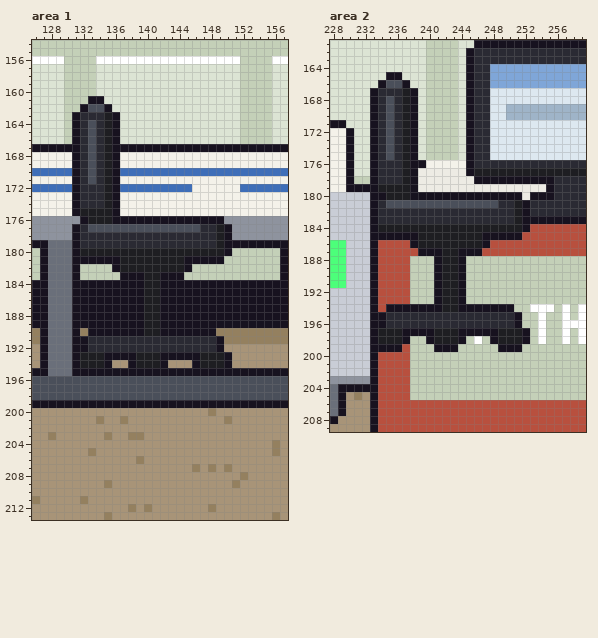
File history of a pixel-art file, office/site_arch_b.aseprite. This is how it looked before the edit.
320x320 pixels, 1 frame. Colours within 5 levels of each other are drawn and written as one. Shown: area 1: x 126..157, y 154..213; area 2: x 228..259, y 161..209.
Once edited:
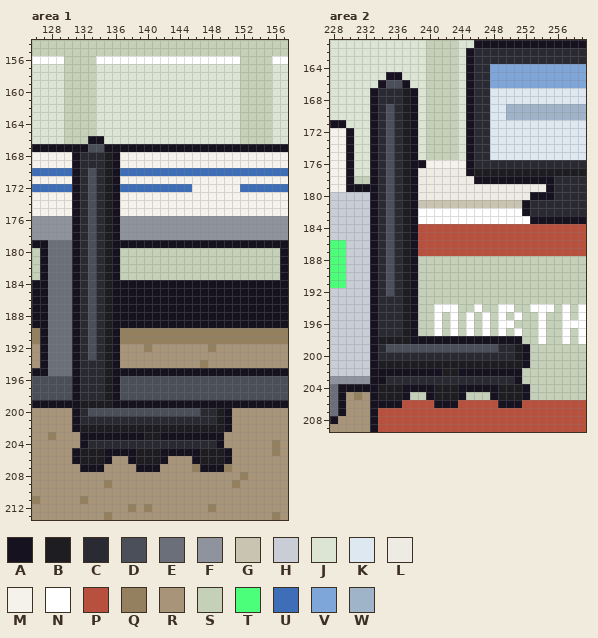
Palette (. is transparent): A #17121f  B #1e1e22  C #2a2a33  D #4a4f5a  E #6a6f7a  F #8e939e  G #c9c3b2  H #c9cdd6  J #dce4d4  K #dde8f0  L #edebe4  M #f4f2ea  N #ffffff  P #b8503e  Q #94805f  R #a89478  S #c4d0b8  T #4cff7a  U #3e6eb8  V #7fa6d8  W #9fb4c8
Diff:
Area 1, layer "Chair1":
y 161: x 133..134 AA -> SJ
y 162: x 132..135 ADDA -> SSJJ
y 163: x 131..136 ACCCBA -> SSSJJJ
y 164..165: x 131..136 ACDCBA -> SSSJJJ
y 166: x 131..136 ACDCBA -> SSAAJJ
y 167: x 132 C -> A; x 134..135 CB -> DA
y 168..169: x 133 D -> C
y 172..174: x 133 C -> D
y 175: x 132..134 BBB -> CDC
y 176: x 131..134 FABB -> ACDC; x 137..149 AAAAAAAAAAAAA -> FFFFFFFFFFFFF
y 177: x 134..150 DDDDDDDDDDDDDCCBA -> CBAFFFFFFFFFFFFFF
y 178: x 133 C -> D; x 135..150 CCCCCCCCCCCCCCBA -> BAFFFFFFFFFFFFFF
y 179: x 133 C -> D; x 135..149 CCCCCCCCCCCCCCB -> BAAAAAAAAAAAAAA
y 180: x 132..134 BBB -> CDC; x 136..150 BBBBBBBBBBBBBBA -> ASSSSSSSSSSSSSS
y 181: x 132..135 AAAA -> CDCB; x 137..149 BBBBBBBBAAAAA -> SSSSSSSSSSSSS
y 182: x 132..135 SSSS -> CDCB; x 137..145 BBBBBBBBA -> SSSSSSSSS
y 183: x 132..144 SSSSSAAABBAAA -> CDCBASSSSSSSS
y 184..189: x 132..135 AAAA -> CDCB; x 140..141 BB -> AA
y 190: x 132..135 QAAA -> CDCB; x 137..148 AAABBAAAAAAA -> QQQQQQQQQQQQ
y 191: x 132..133 AC -> CD; x 135..149 CCCCCCCCCCCCCCA -> BAQQQQQQQQQQQQQ
y 192: x 132..133 AC -> CD; x 135..149 CCCCCCCCCCCCCCA -> BARRRQRRRRRRRQR
y 193: x 132..135 BBBA -> CDCB; x 137..150 AABBBAAAAABBBA -> RRRRRRRRRRRRRR
y 194: x 132..136 BBBAR -> CCCBA; x 138..142 ABBBA -> RRRRR; x 146..150 ABBBA -> RQRRR
y 195: x 132..135 AAAA -> CCCB
y 196..198: x 131..136 DDDDDD -> ACCCBA
y 199: x 132..135 AAAA -> BBBB
y 200: x 131..150 RRRRRRRRRRRRRRRRRQRR -> ACDDDDDDDDDDDDDDCCBA
y 201: x 131..150 RRRQRRQRRRRRRRRRRRRQ -> ACCCCCCCCCCCCCCCCCBA
y 202: x 131..150 RRRRRRRRRRRRRRRRRRRR -> ABBBBBBBBBBBBBBBBBBA
y 203: x 132..149 RRRQRRQQRRRRRRRRRR -> AAAAAAAABBAAAAAAAA
y 204: x 132..149 RRRRRRRRRRRRRRRRRR -> ACCCCCCCCCCCCCCCCA
y 205: x 131..150 RRQRRRRRRRRRRRRRRRRR -> ABBBAAAABBBAAAAABBBA
y 206: x 131..135 RRRRR -> ABBBA; x 138..142 RQRRR -> ABBBA; x 146..150 RRRRR -> ABBBA
y 207: x 132..134 RRR -> AAA; x 139..141 RRR -> AAA; x 147..149 RQR -> AAA
Area 2, layer "Chair2":
y 168: x 235 D -> C
y 176..178: x 235 C -> D
y 179: x 234..236 BBB -> CDC
y 180: x 234..236 ABB -> CDC; x 239..251 AAAAAAAAAAAAA -> LLLLLLLLLLLLL
y 181: x 236..251 DDDDDDDDDDDDDCCB -> CBAGGGGGGGGGGGGG
y 182: x 235 C -> D; x 237..251 CCCCCCCCCCCCCCB -> BANNNNNNNNNNNNN
y 183: x 235 C -> D; x 237..252 CCCCCCCCCCCCCCBA -> BANNNNNNNNNNNNNN
y 184: x 234..236 BBB -> CDC; x 238..252 BBBBBBBBBBBBBBA -> APPPPPPPPPPPPPP
y 185: x 234..237 AAAA -> CDCB; x 239..251 BBBBBBBBAAAAA -> PPPPPPPPPPPPP
y 186: x 234..237 PPPP -> CDCB; x 239..247 BBBBBBBBA -> PPPPPPPPP
y 187: x 234..246 PPPPPAAABBAAA -> CDCBAPPPPPPPP
y 188..192: x 234..238 PPPPS -> CDCBA; x 241..244 ABBA -> SSSS
y 193: x 234..238 PPPPS -> CCCBA; x 241..244 ABBA -> SSSS
y 194: x 234..237 PAAA -> CCCB; x 239..250 AAABBAAAAAAA -> SSNNNSSNSSNN
y 195: x 234 A -> C; x 237..251 CCCCCCCCCCCCCCA -> BASSNSNSNSNSNSN
y 196: x 234 A -> C; x 237..251 CCCCCCCCCCCCCCA -> BASSNSNSNSNSNNS
y 197: x 234..237 BBBA -> CCCB; x 239..252 AABBBAAAAABBBA -> SSNSNSNSNSNSNS
y 198: x 237..239 ASS -> BAA; x 241..243 BBB -> AAA; x 245..247 SNS -> AAA; x 249..252 BBBA -> AAAS
y 199: x 234..252 AAAPSSSAAASSSSSAAAS -> CDDDDDDDDDDDDDDCCBA
y 200: x 234..252 PPPPSSSSSSSSSSSSSSS -> CCCCCCCCCCCCCCCCCBA
y 201: x 234..252 PPPPSSSSSSSSSSSSSSS -> BBBBBBBBBBBBBBBBBBA
y 202: x 234..251 PPPPSSSSSSSSSSSSSS -> AAAAAAAABBAAAAAAAA
y 203: x 234..251 PPPPSSSSSSSSSSSSSS -> ACCCCCCCCCCCCCCCCA
y 204: x 234..252 PPPPSSSSSSSSSSSSSSS -> BBBAAAABBBAAAAABBBA
y 205: x 234..237 PPPP -> BBBA; x 240..244 SSSSS -> ABBBA; x 248..252 SSSSS -> ABBBA
y 206: x 234..236 PPP -> AAA; x 241..243 PPP -> AAA; x 249..251 PPP -> AAA
